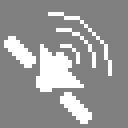
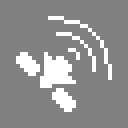
The second w=128, h=128 image is a revision of the first. Changes to its layers:
painted on "Layer 4" over (48, 12, 112, 80)
painted on "Layer 3" over (36, 44, 84, 92)
added layer "Layer 5" above "Layer 1" over (16, 52, 40, 76)
painted on "Layer 1" over (4, 36, 92, 124)
